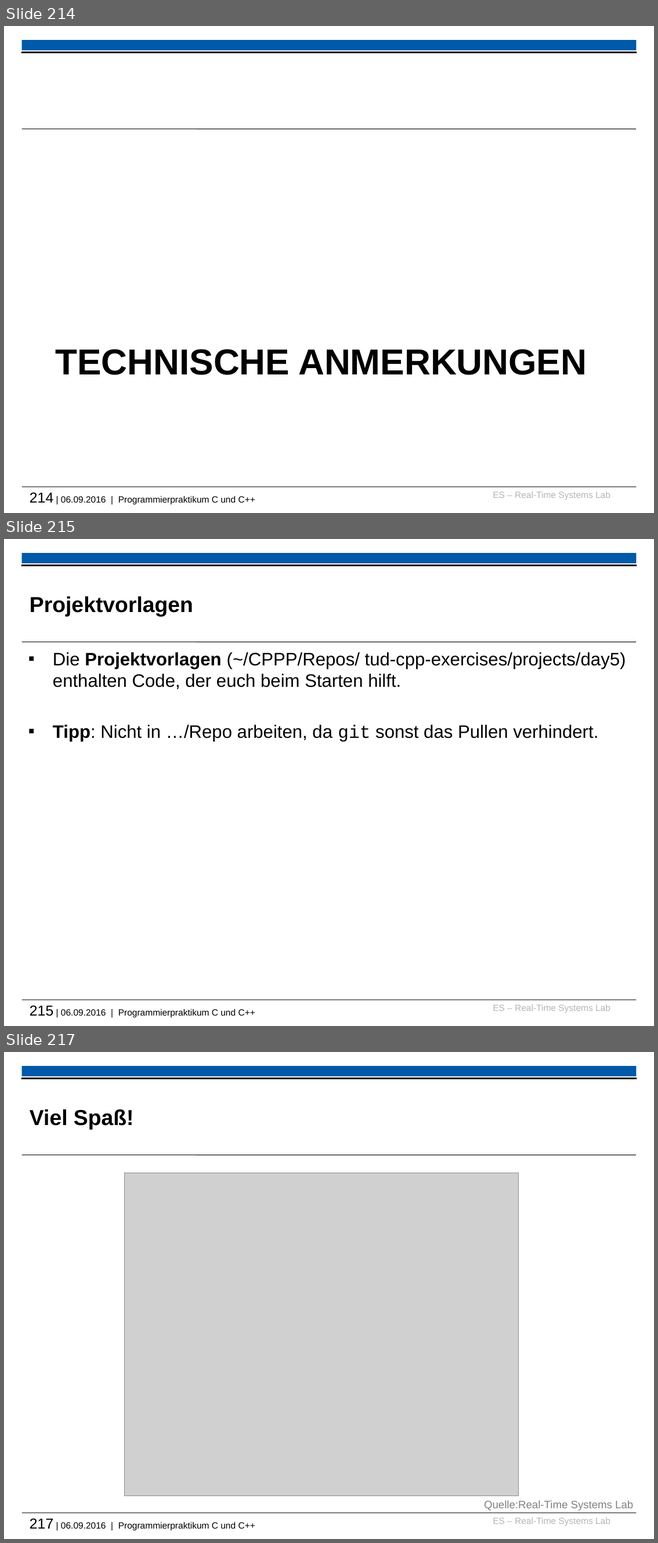
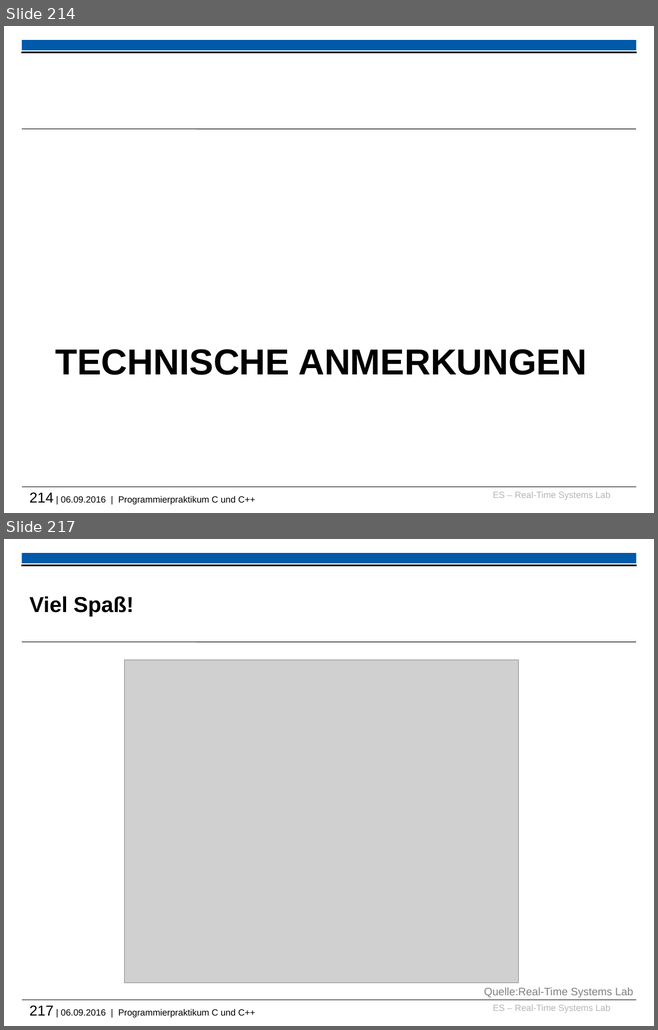
Before and after one commit to h82k/tud-cppp, a slide deck: cppp_lecture.pptx. Shown one above the other, each under a label of ours: slides 214, 215 and 217 before the commit, slides 214 and 217 after it; the slides between them are not shown. The pictures are 658x1543 and 658x1030 pixels, drawn with LibreOffice and Linux fonts; fonts in the diff are those of the drawing; grey boxes stand for pictures; background and template pictures are left out. Boxes give left, top, right and bottom in pixels: in the first picture for what was removed or moved away, otherwise in the second. Text is boxed around its words. In the diff, an @@ line names an element or a change of style, - is before the commit and + after.

```diff
--- a/cppp_lecture.pptx
+++ b/cppp_lecture.pptx
@@ slide 215 removed at box(4, 539, 654, 1026), background #FFFFFF; not listed: 6 template elements that a slide beside it also shows @@
@@ title removed at box(30, 596, 193, 616) @@
-Projektvorlagen
@@ text removed at box(53, 652, 626, 742) @@
-▪ Die Projektvorlagen (~/CPPP/Repos/ tud-cpp-exercises/projects/day5) enthalten Code, der euch beim Starten hilft.
-▪ Tipp: Nicht in …/Repo arbeiten, da git sonst das Pullen verhindert.
```
Also in this commit, not shown: 1 slide changed, 2 slides added, 3 other files.
